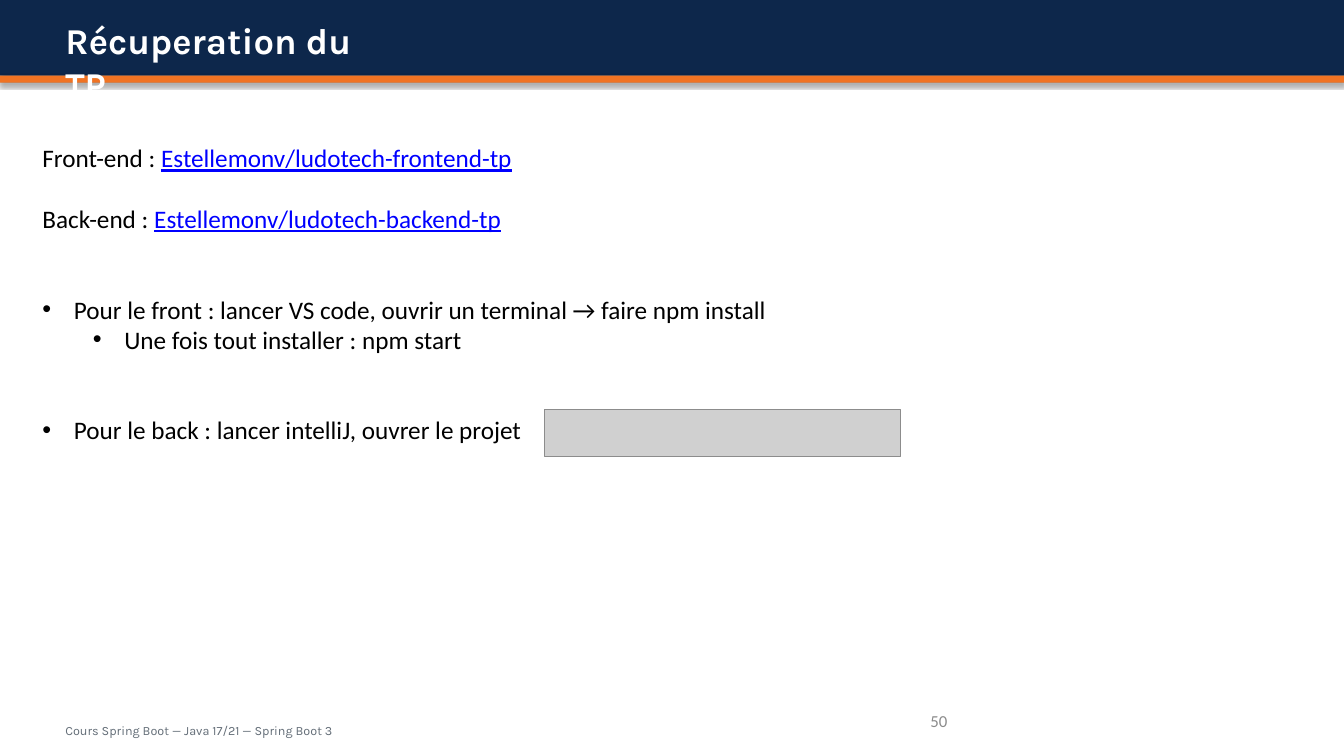
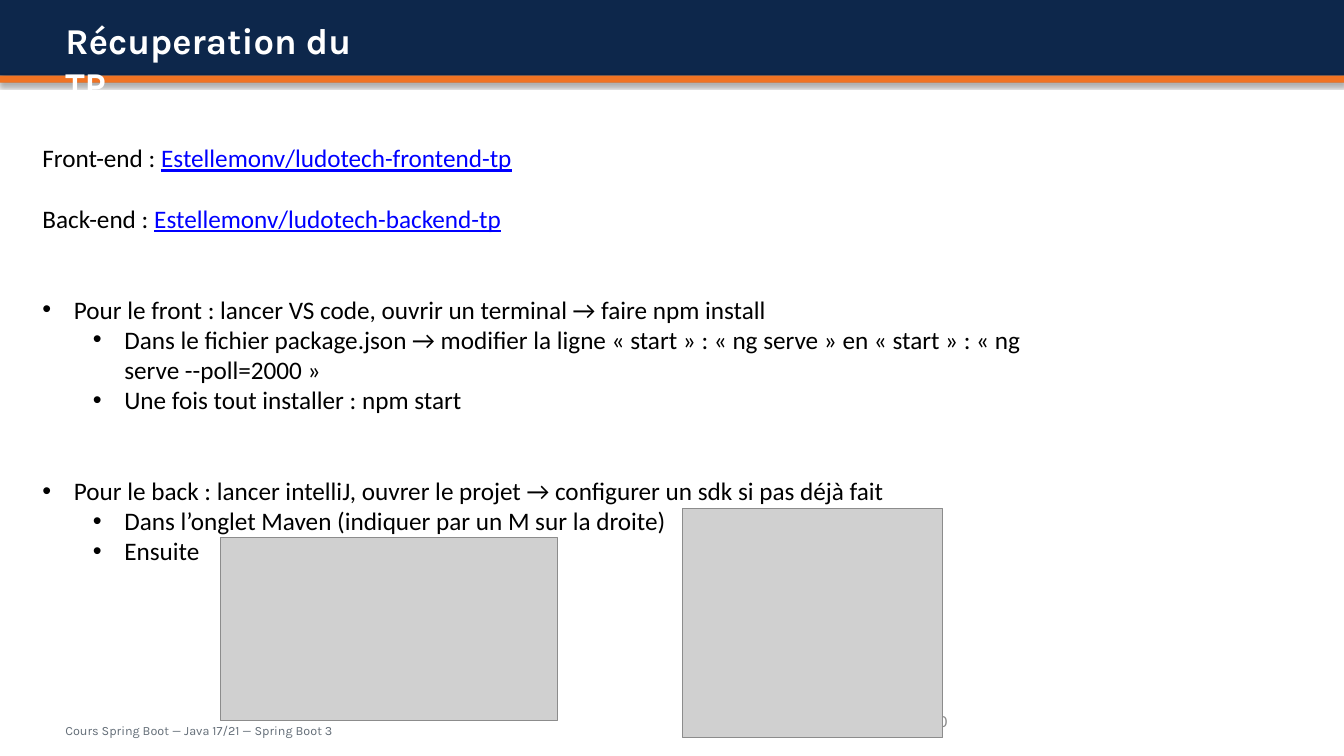
Before and after one commit to Estellemonv/cours_java, a slide deck: slide 50 of Cours_Spring_Boot.pptx. Drawn at 1344x756 pixels with LibreOffice and Linux fonts; fonts in the diff are those of the drawing; grey boxes stand for pictures. Boxes give left, top, right and bottom in pixels: in the first picture for what was removed or moved away, otherwise in the second. Text is boxed around its words. In the diff, an @@ line names an element or a change of style, - is before the commit and + after.

```diff
--- a/Cours_Spring_Boot.pptx
+++ b/Cours_Spring_Boot.pptx
@@ text at box(124, 331, 1020, 383): paragraph added @@
+  • Dans le fichier package.json → modifier la ligne « start » : « ng serve » en « start » : « ng serve --poll=2000 »
@@ picture removed at box(544, 410, 900, 457) @@
@@ text at box(74, 482, 883, 561): text changed @@
-• Pour le back : lancer intelliJ, ouvrer le projet
+• Pour le back : lancer intelliJ, ouvrer le projet → configurer un sdk si pas déjà fait
+  • Dans l’onglet Maven (indiquer par un M sur la droite)
+  • Ensuite
@@ picture added at box(683, 508, 943, 738) @@
@@ picture added at box(221, 537, 558, 721) @@
```
Also in this commit, not shown: 3 other slides changed, 1 slide added.
